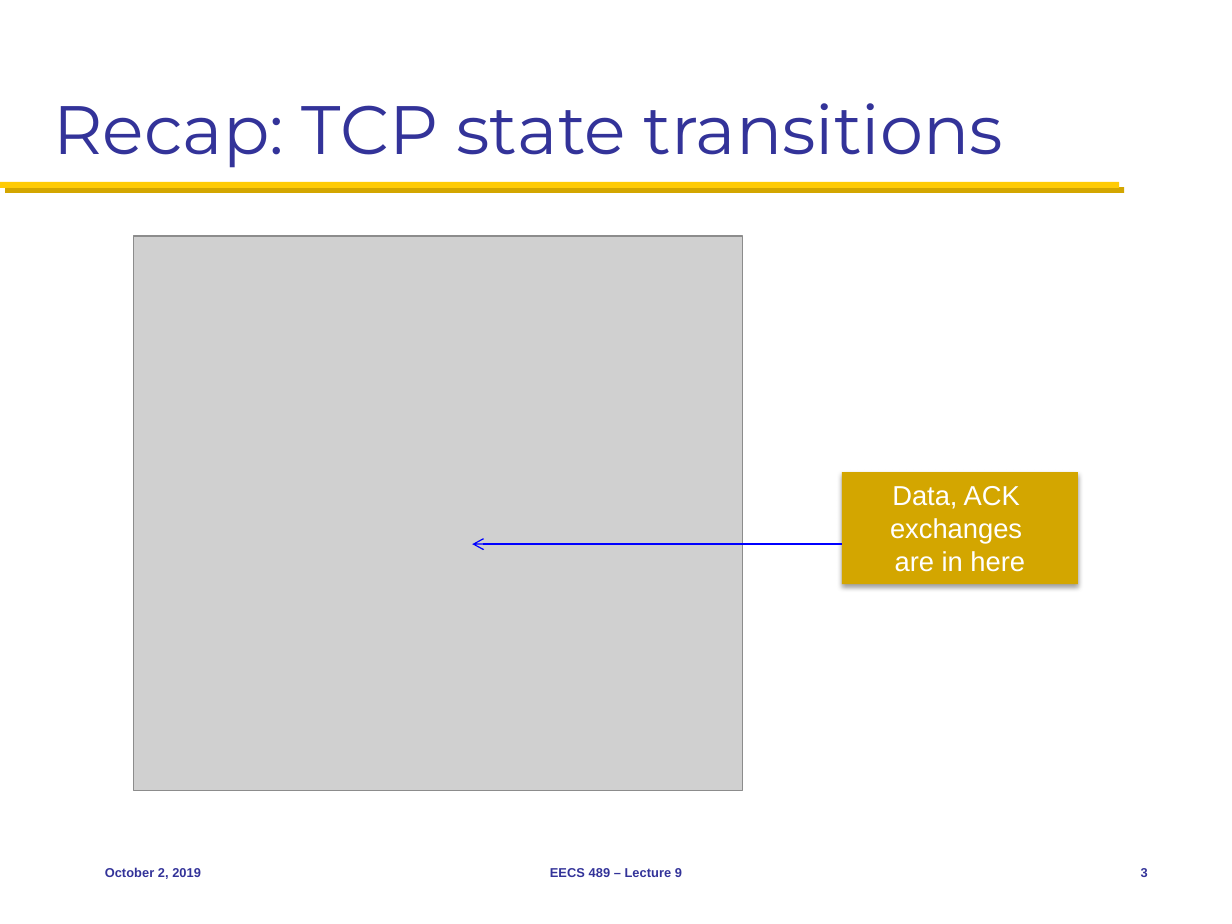
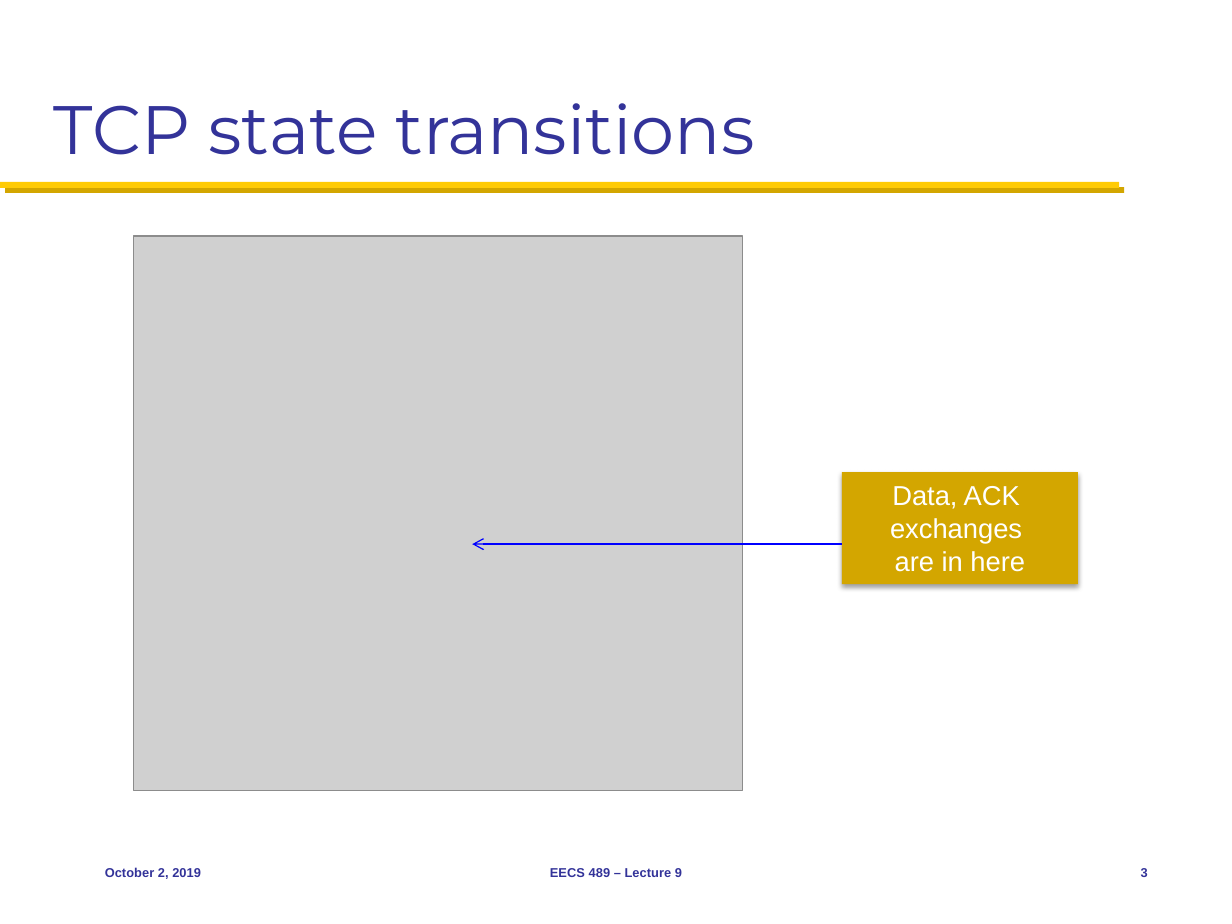
Before and after one commit to mosharaf/eecs489, a slide deck: slide 3 of Slides/100219.pptx. Drawn at 1232x924 pixels with LibreOffice and Linux fonts; fonts in the diff are those of the drawing; grey boxes stand for pictures. Boxes give left, top, right and bottom in pixels: in the first picture for what was removed or moved away, otherwise in the second. Text is boxed around its words. In the diff, an @@ line names an element or a change of style, - is before the commit and + after.

Commit message:
Tweaks to Oct 2 slides

```diff
--- a/Slides/100219.pptx
+++ b/Slides/100219.pptx
@@ title at box(53, 103, 754, 155): text changed @@
-Recap: TCP state transitions
+TCP state transitions
```
Also in this commit, not shown: 1 slide removed.
